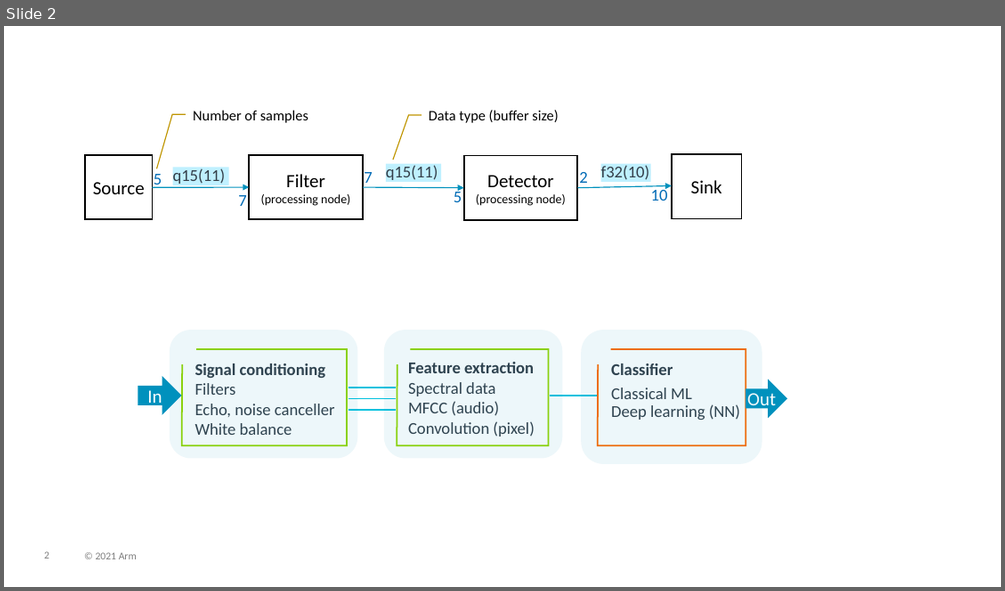
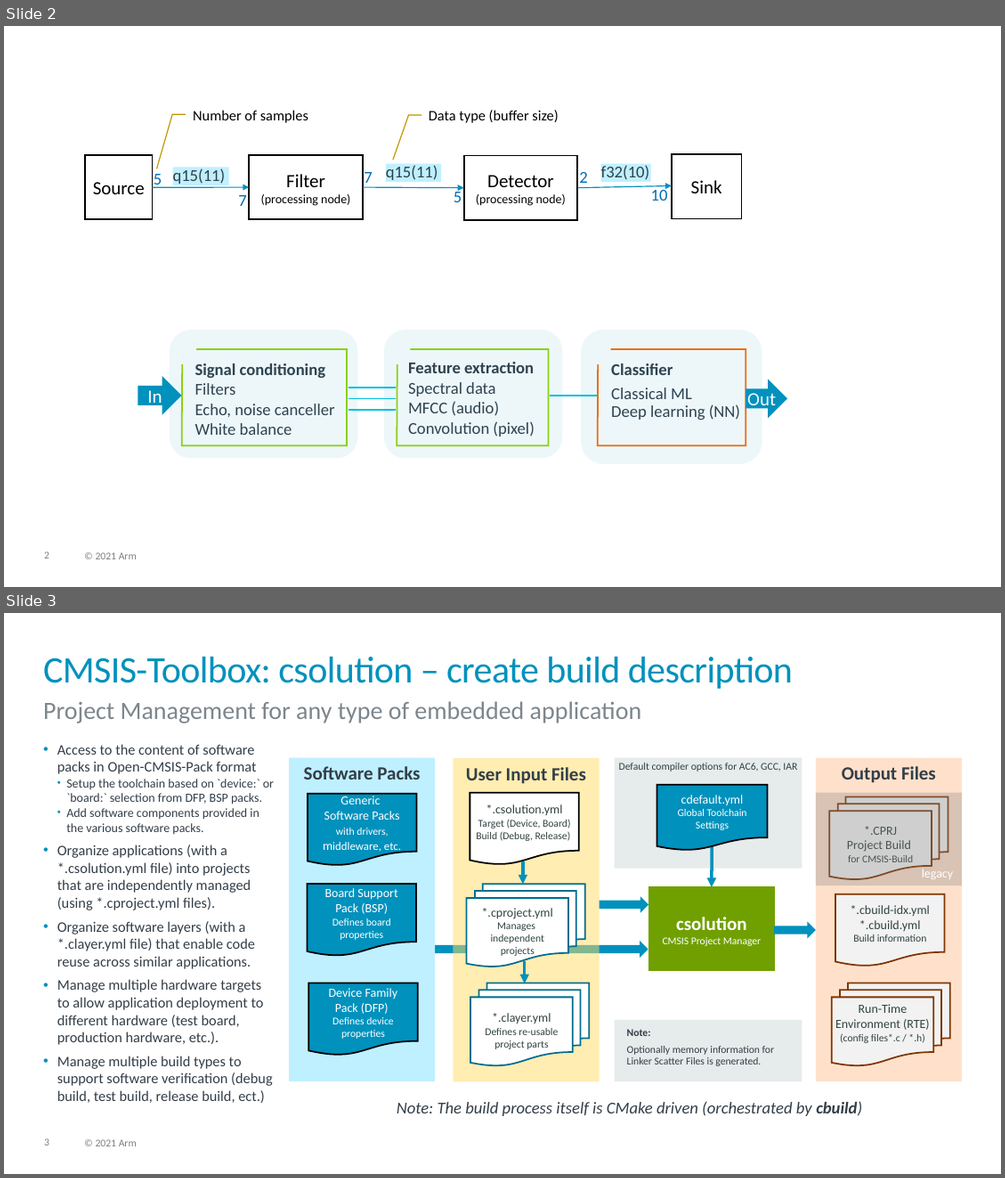
Before and after one commit to ARM-software/CMSIS_6, a slide deck: CMSIS/DoxyGen/General/src/images/overview.pptx. Shown one above the other, each under a label of ours: slide 2 before the commit, slides 2 and 3 after it. The pictures are 1005x591 and 1005x1178 pixels, drawn with LibreOffice and Linux fonts; fonts in the diff are those of the drawing; background and template pictures are left out. Boxes give left, top, right and bottom in pixels: in the first picture for what was removed or moved away, otherwise in the second. Text is boxed around its words. In the diff, an @@ line names an element or a change of style, - is before the commit and + after.

Commit message:
CMSIS-Toolbox added

```diff
--- a/CMSIS/DoxyGen/General/src/images/overview.pptx
+++ b/CMSIS/DoxyGen/General/src/images/overview.pptx
@@ slide 3 added at (x1=4, y1=613, x2=1001, y2=1174), background #FFFFFF; not listed: 2 template elements that a slide beside it also shows @@
@@ title added at (x1=43, y1=657, x2=793, y2=689), 36 pt, text #0091BD @@
+CMSIS-Toolbox: csolution – create build description
@@ text added at (x1=43, y1=701, x2=642, y2=723), 24 pt, text #7D868C @@
+Project Management for any type of embedded application
@@ text added at (x1=57, y1=744, x2=274, y2=1103), 14 pt, text #333E48 @@
+• Access to the content of software packs in Open-CMSIS-Pack format
+  • Setup the toolchain based on `device:` or `board:` selection from DFP, BSP packs.
+  • Add software components provided in the various software packs.
+• Organize applications (with a *.csolution.yml file) into projects that are independently managed (using *.cproject.yml files).
+• Organize software layers (with a *.clayer.yml file) that enable code reuse across similar applications.
+• Manage multiple hardware targets to allow application deployment to different hardware (test board, production hardware, etc.).
+• Manage multiple build types to support software verification (debug build, test build, release build, ect.)
@@ rectangle added at (x1=289, y1=758, x2=435, y2=1082), fill #BFF0FF, 18 pt, text #333E48, bold @@
+Software Packs
@@ rectangle added at (x1=453, y1=758, x2=599, y2=1082), fill #FFDD66 at 50% opacity, 18 pt, text #333E48, bold @@
+User Input Files
@@ rectangle added at (x1=615, y1=758, x2=802, y2=868), fill #E5ECEB, 10 pt, text #333E48 @@
+Default compiler options for AC6, GCC, IAR
@@ rectangle added at (x1=816, y1=758, x2=962, y2=1082), fill #FFC499 at 50% opacity, 18 pt, text #333E48, bold @@
+Output Files
@@ flow chart document added at (x1=307, y1=793, x2=417, y2=866), fill #0091BD, outline #000000 1.5 pt, 12 pt, text #FFFFFF @@
+Generic
+Software Packs
+with drivers, middleware, etc.
@@ flow chart document added at (x1=469, y1=793, x2=579, y2=865), fill #FFFFFF, outline #000000 1.5 pt, 10 pt, text #314341 @@
+*.csolution.yml
+Target (Device, Board) Build (Debug, Release)
@@ flow chart document added at (x1=657, y1=785, x2=768, y2=851), fill #0091BD, outline #000000 1.5 pt, 10 pt, text #FFFFFF @@
+cdefault.yml
+Global Toolchain Settings
@@ rectangle added at (x1=816, y1=793, x2=962, y2=885), fill #808080 at 30% opacity, 12 pt, text #FFFFFF @@
+legacy
@@ flow chart multidocument added at (x1=830, y1=797, x2=948, y2=880), fill #F2F2F2, outline #803600 1.5 pt, 12 pt, text #314341 @@
+*.CPRJ
+Project Build
+for CMSIS-Build
@@ arrow added from (712, 842) to (712, 887), #0091BD 3 pt @@
@@ arrow added from (523, 861) to (523, 884), #0091BD 3 pt @@
@@ flow chart document added at (x1=307, y1=884, x2=416, y2=957), fill #0091BD, outline #000000 1.5 pt, 10 pt, text #FFFFFF @@
+Board Support Pack (BSP)
+Defines board
+properties
@@ flow chart multidocument added at (x1=466, y1=884, x2=585, y2=966), fill #FFFFFF, outline #006D8E 1.5 pt, 10 pt, text #314341 @@
+*.cproject.yml
+Manages
+independent
+projects
@@ right arrow added at (x1=599, y1=896, x2=648, y2=913), fill #0091BD @@
@@ rectangle added at (x1=648, y1=887, x2=774, y2=971), fill #70A000, outline #70A000 1 pt, 10 pt, text #FFFFFF @@
+csolution
+CMSIS Project Manager
@@ flow chart document added at (x1=835, y1=894, x2=945, y2=966), fill #F2F2F2, outline #803600 1.5 pt, 12 pt, text #314341 @@
+*.cbuild-idx.yml
+*.cbuild.yml
+Build information
@@ right arrow added at (x1=774, y1=922, x2=816, y2=938), fill #0091BD @@
@@ right arrow added at (x1=390, y1=941, x2=647, y2=957), fill #0091BD @@
@@ flow chart document added at (x1=308, y1=983, x2=418, y2=1055), fill #0091BD, outline #000000 1.5 pt, 10 pt, text #FFFFFF @@
+Device Family Pack (DFP)
+Defines device
+properties
@@ flow chart multidocument added at (x1=470, y1=983, x2=590, y2=1066), fill #FFFFFF, outline #006D8E 1.5 pt, 10 pt, text #314341 @@
+*.clayer.yml
+Defines re-usable project parts
@@ arrow added from (525, 961) to (525, 983), #0091BD 3 pt @@
@@ flow chart multidocument added at (x1=832, y1=983, x2=951, y2=1066), fill #F2F2F2, outline #803600 1.5 pt, 12 pt, text #314341 @@
+Run-Time Environment (RTE)
+(config files*.c / *.h)
@@ rectangle added at (x1=615, y1=1020, x2=802, y2=1081), fill #E5ECEB @@
@@ text added at (x1=627, y1=1029, x2=774, y2=1066), 10 pt, text #333E48 @@
+Note:
+Optionally memory information for Linker Scatter Files is generated.
@@ text added at (x1=396, y1=1101, x2=862, y2=1116), 16 pt, text #333E48, italic @@
+Note: The build process itself is CMake driven (orchestrated by cbuild)
```
Also in this commit, not shown: 3 other files.
